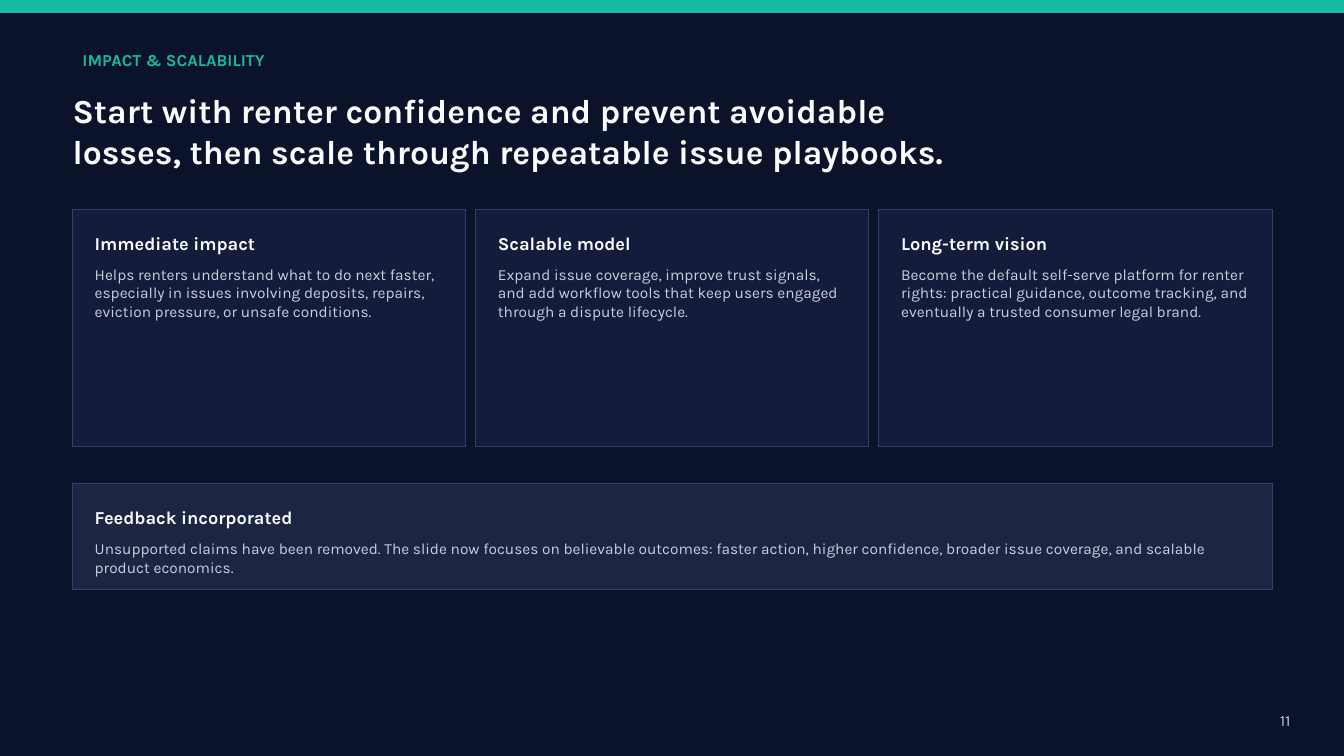
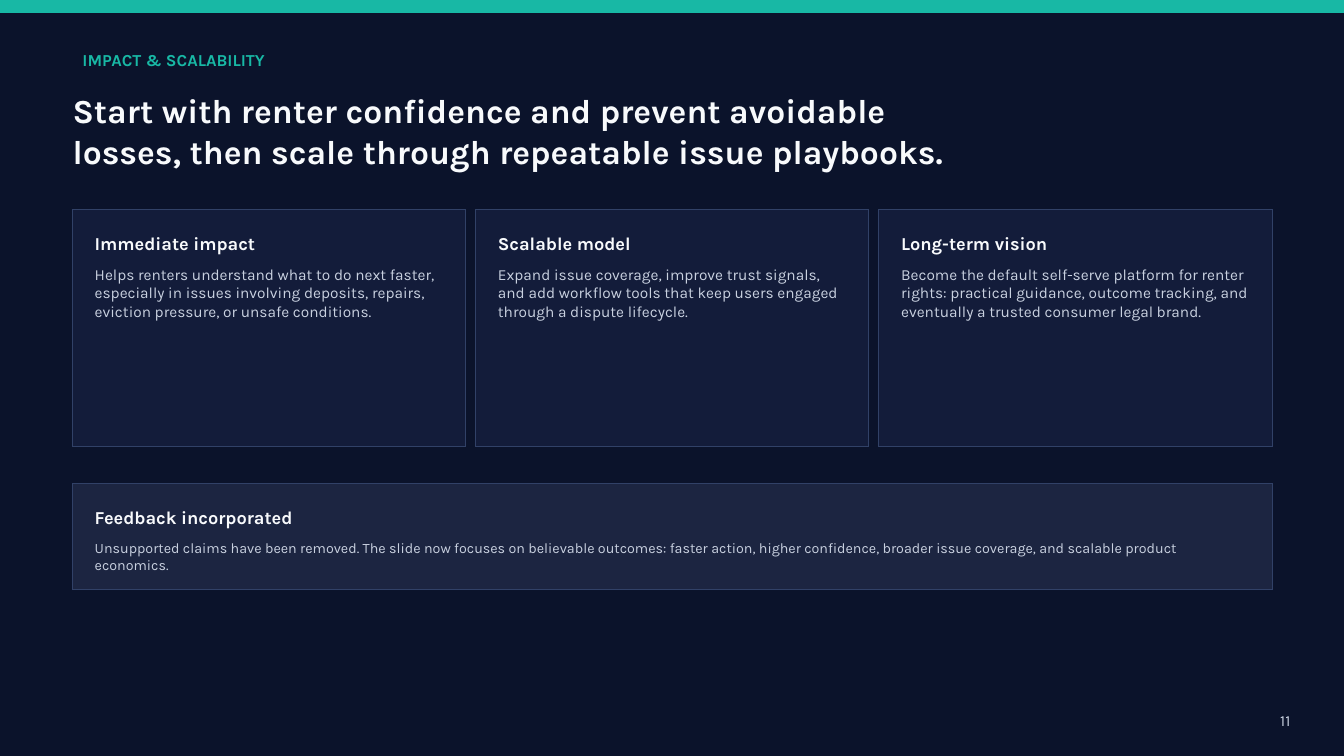
Before and after one commit to gorgectf/RenterShield, a slide deck: slide 11 of public/RenterShield_PitchDeck_Revised.pptx. Drawn at 1344x756 pixels with LibreOffice and Linux fonts; fonts in the diff are those of the drawing. Boxes give left, top, right and bottom in pixels: in the first picture for what was removed or moved away, otherwise in the second. Text is boxed around its words. In the diff, an @@ line names an element or a change of style, - is before the commit and + after.

```diff
--- a/public/RenterShield_PitchDeck_Revised.pptx
+++ b/public/RenterShield_PitchDeck_Revised.pptx
@@ text "Unsupported claims have been removed. ..." at (x1=95, y1=543, x2=1176, y2=570): size 11 to 10.2 pt @@
```
Also in this commit, not shown: 2 other slides changed.
